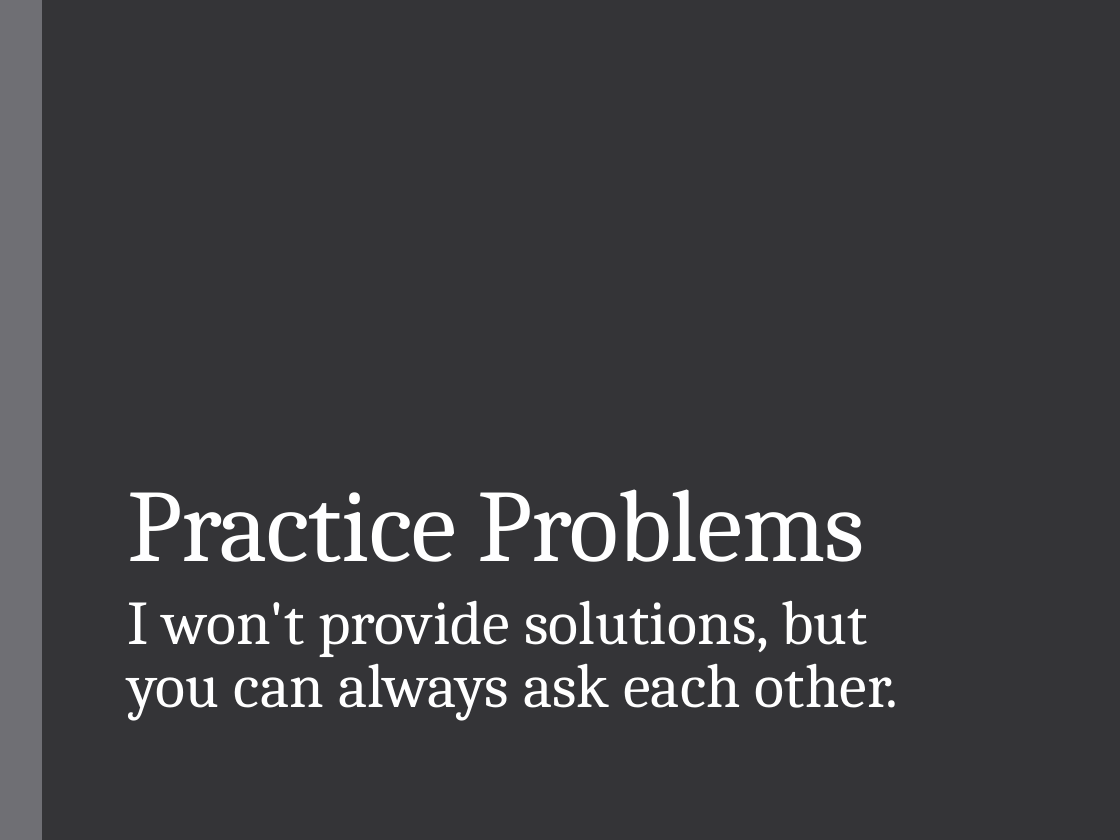
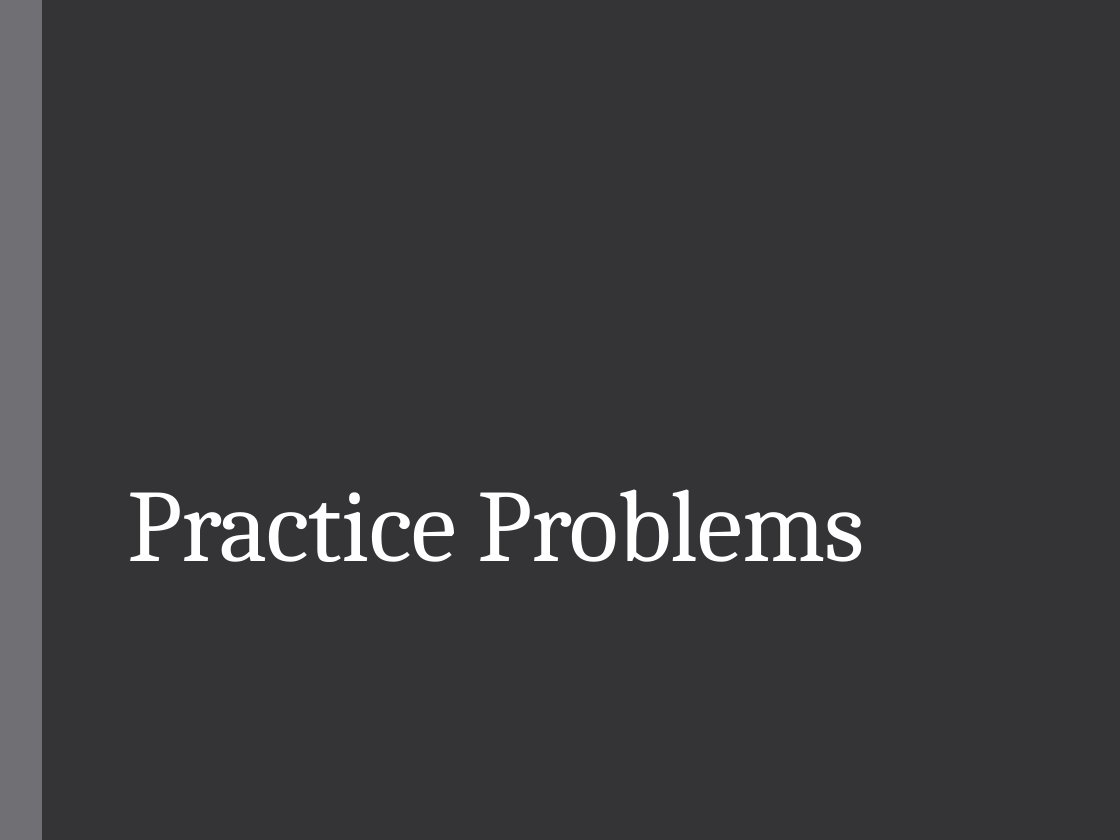
Before and after one commit to geneti/cse220_2020fall, a slide deck: slide 28 of Lectures/cse220-13-pointers-and-arrays.pptx. Drawn at 1120x840 pixels with LibreOffice and Linux fonts; fonts in the diff are those of the drawing. Boxes give left, top, right and bottom in pixels: in the first picture for what was removed or moved away, otherwise in the second. Text is boxed around its words. In the diff, an @@ line names an element or a change of style, - is before the commit and + after.

Commit message:
lab 07 and Lecture 15/16

```diff
--- a/Lectures/cse220-13-pointers-and-arrays.pptx
+++ b/Lectures/cse220-13-pointers-and-arrays.pptx
@@ subtitle removed at box(127, 600, 899, 721) @@
-I won't provide solutions, but you can always ask each other.
```
Also in this commit, not shown: 5 other files.
